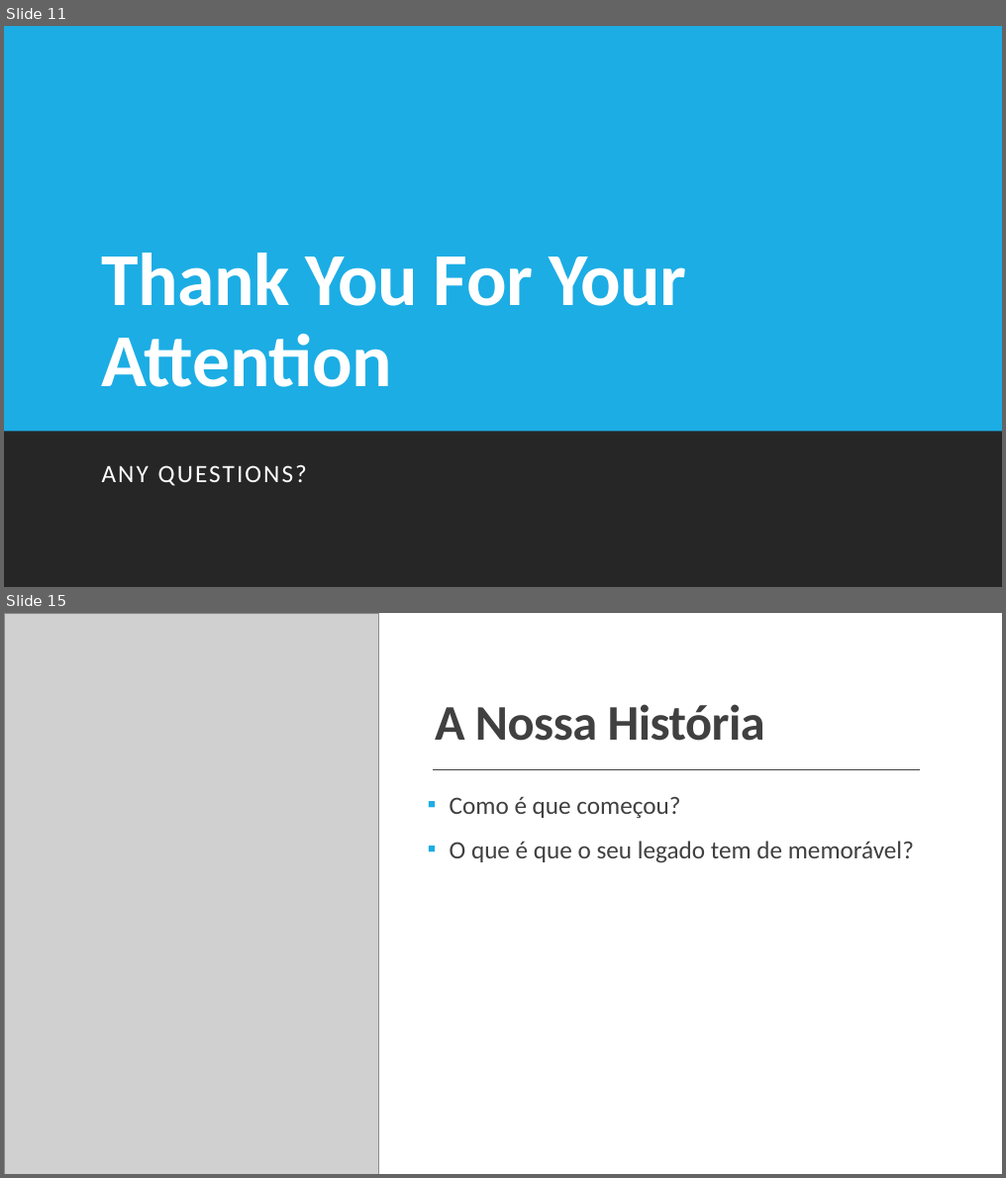
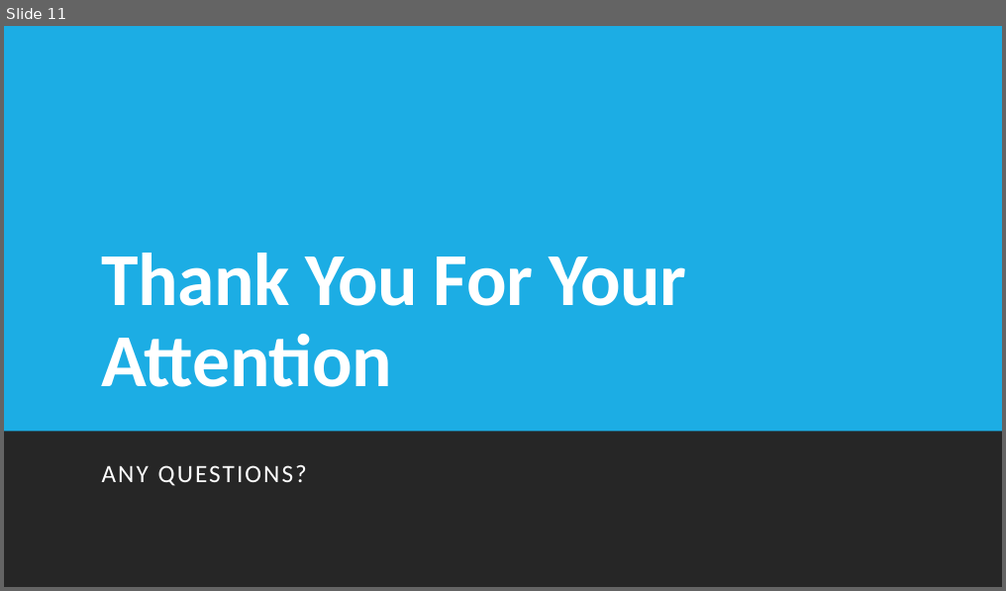
Before and after one commit to LourencoMelo/ISEP-EAPLI, a slide deck: eapli.base/docs/LAPR4 2021.pptx. Shown one above the other, each under a label of ours: slides 11 and 15 before the commit, slide 11 after it; the slides between them are not shown. The pictures are 1006x1178 and 1006x591 pixels, drawn with LibreOffice and Linux fonts; fonts in the diff are those of the drawing; grey boxes stand for pictures. Boxes give left, top, right and bottom in pixels: in the first picture for what was removed or moved away, otherwise in the second. Text is boxed around its words. In the diff, an @@ line names an element or a change of style, - is before the commit and + after.

```diff
--- a/eapli.base/docs/LAPR4 2021.pptx
+++ b/eapli.base/docs/LAPR4 2021.pptx
@@ slide 15 removed at (4, 613, 1002, 1174), background #FFFFFF @@
@@ rectangle removed at (4, 613, 1002, 1174) @@
@@ picture removed at (4, 613, 379, 1174) @@
@@ parallelogram removed at (614, 613, 847, 1174) @@
@@ title removed at (435, 704, 765, 741) @@
-A Nossa História
@@ line removed from (433, 770) to (920, 770) @@
@@ text removed at (450, 796, 914, 863) @@
-▪ Como é que começou?
-▪ O que é que o seu legado tem de memorável?
@@ rectangle removed at (4, 1137, 1002, 1174) @@
```
Also in this commit, not shown: 3 slides changed, 2 slides added, 16 other slides removed.
